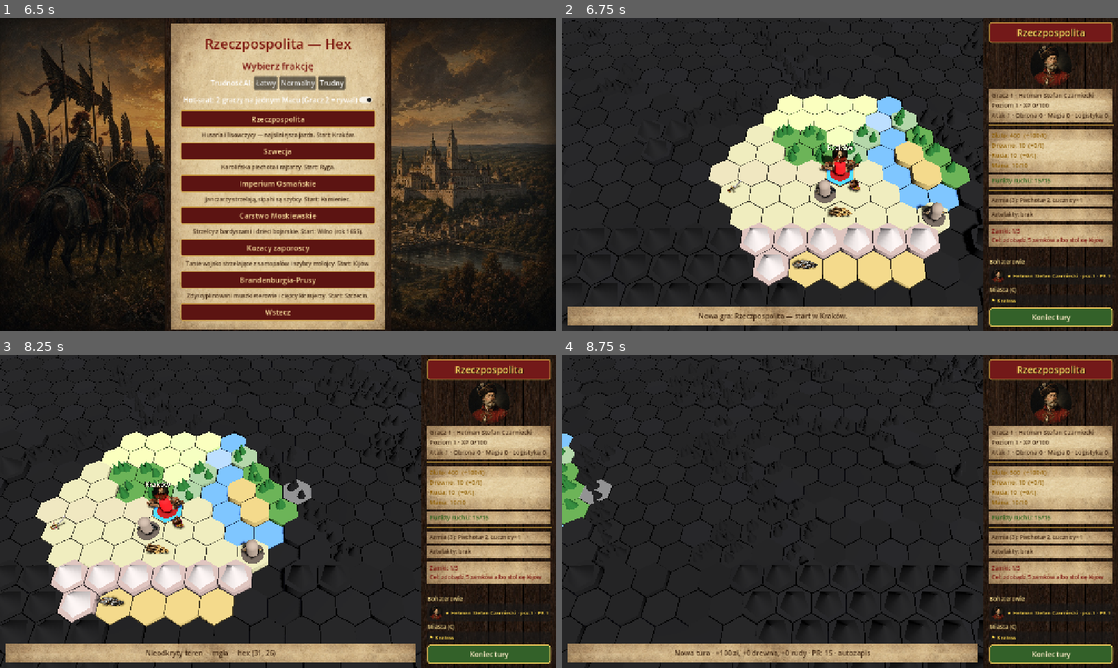
Above: before the commit, frames 1-4 (two rows, left to right).
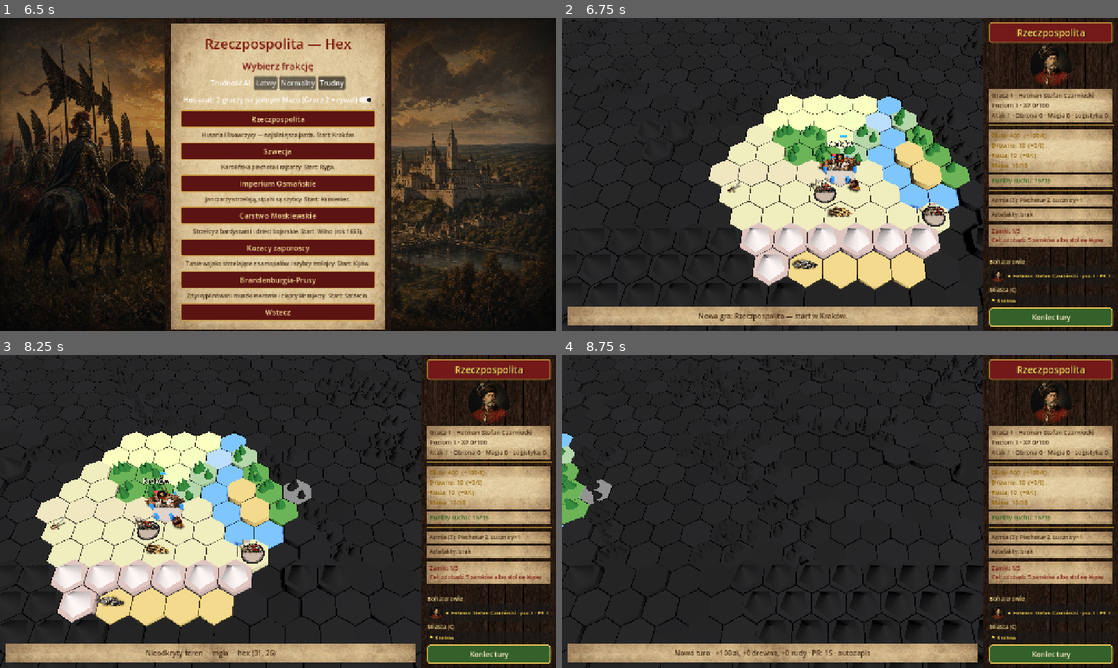
Above: after the commit, the same moments.

Repository: konradbolek/rzeczypospolita-3d
Game: Godot game, scene res://scenes/main.tscn
Same seed, same stepped clock (60 frames per second), same inputs: the game is played once before the commit and once after it.
Inputs (mouse positions are in pixels of both pictures, inside the frame that each line leads up to):
- Up to frame 1 (6.5 s): click "★ Hetman · poz.1 · PR 15 · 3 …" at 0.5 s; click "⚑ Kraków" at 1.25 s; click "Koniec tury" at 2 s; click "Nowa gra" at 2.75 s; click "Łatwy" at 3.5 s; click "Normalny" at 4.25 s; click "Trudny" at 5 s; click "Hot-seat: 2 graczy na jednym …" at 5.75 s
- Up to frame 2 (6.75 s): click "Rzeczpospolita" at 6.5 s
- Up to frame 3 (8.25 s): click "★ Hetman Stefan Czarniecki · …" at 7.25 s; tap Enter at 8 s; move the mouse to (400, 495) at 8.02 s; hold D (pan_right) from 8.03 s (still down); tap P at 8.1 s; click (400, 495) at 8.17 s
- Up to frame 4 (8.75 s): keep holding D (pan_right); tap Space at 8.27 s

Frame 1 is identical in both runs. In frame 2, 1.1% of the frame differs, in the area x 44-69%, y 37-67%; in frame 3, 1.0%; in frame 4, nothing differs.

Commit message:
3D: jednostki i miasta jako sprite'y z PNG 2D na podstawkach, mury i chorągwie

Diff:
--- a/scripts/world_3d.gd
+++ b/scripts/world_3d.gd
@@ -232,37 +232,118 @@
 	_dyn.add_child(l)
 
 
-func _figure(col: Color, pos: Vector3, portrait: Texture2D) -> Node3D:
+const FAC_UNIT := {"sweden": "arkebuzerzy", "moscow": "jazda", "horde": "lucznicy", "neutral": "piechota",
+	"kozacy": "lisowczycy", "brandenburgia": "halabardnicy", "polska": "husaria"}
+
+
+func _disc(col: Color, r: float, h: float, parent: Node3D, y := 0.0) -> void:
+	var mi := MeshInstance3D.new()
+	var m := CylinderMesh.new()
+	m.top_radius = r
+	m.bottom_radius = r * 1.05
+	m.height = h
+	m.radial_segments = 24
+	m.material = _mat(col)
+	mi.mesh = m
+	mi.position.y = y + h * 0.5
+	parent.add_child(mi)
+
+
+func _banner(col: Color, parent: Node3D, at: Vector3, h := 1.2) -> void:
+	var pole := MeshInstance3D.new()
+	var pm := CylinderMesh.new()
+	pm.top_radius = 0.025
+	pm.bottom_radius = 0.025
+	pm.height = h
+	pm.material = _mat(Color(0.3, 0.2, 0.1))
+	pole.mesh = pm
+	pole.position = at + Vector3(0, h * 0.5, 0)
+	parent.add_child(pole)
+	var fl := MeshInstance3D.new()
+	var bm := BoxMesh.new()
+	bm.size = Vector3(0.35, 0.22, 0.02)
+	bm.material = _mat(col)
+	fl.mesh = bm
+	fl.position = at + Vector3(0.18, h - 0.13, 0)
+	parent.add_child(fl)
+
+
+func _sprite(tex: Texture2D, width: float, parent: Node3D, y := 0.0, fixed_y := true) -> Sprite3D:
+	var s := Sprite3D.new()
+	s.texture = tex
+	s.billboard = BaseMaterial3D.BILLBOARD_FIXED_Y if fixed_y else BaseMaterial3D.BILLBOARD_ENABLED
+	s.shaded = false
+	s.alpha_cut = SpriteBase3D.ALPHA_CUT_DISCARD
+	s.texture_filter = BaseMaterial3D.TEXTURE_FILTER_LINEAR_WITH_MIPMAPS
+	s.pixel_size = width / float(maxi(1, tex.get_width()))
+	s.offset = Vector2(0, tex.get_height() * 0.5)
+	s.position.y = y
+	parent.add_child(s)
+	return s
+
+
+## Jednostka/bohater: podstawka w kolorze frakcji + sprite z PNG 2D (jednostka) + medalion portretu.
+func _figure(col: Color, pos: Vector3, portrait: Texture2D, unit_tex: Texture2D = null, is_hero := false) -> Node3D:
 	var root := Node3D.new()
 	root.position = pos
-	root.scale = Vector3.ONE * 1.5
-	var body := MeshInstance3D.new()
-	var cap := CapsuleMesh.new()
-	cap.radius = 0.22
-	cap.height = 0.8
-	cap.material = _mat(col)
-	body.mesh = cap
-	body.position.y = 0.4
-	root.add_child(body)
-	var base := MeshInstance3D.new()
-	var bm := CylinderMesh.new()
-	bm.top_radius = 0.42
-	bm.bottom_radius = 0.42
-	bm.height = 0.06
-	bm.material = _mat(col.darkened(0.4))
-	base.mesh = bm
-	root.add_child(base)
+	_disc(Color(0, 0, 0), 0.62, 0.02, root)
+	_disc(col.darkened(0.35), 0.55, 0.07, root, 0.01)
+	_disc(col, 0.5, 0.03, root, 0.08)
+	if unit_tex:
+		_sprite(unit_tex, 1.5 if is_hero else 1.35, root, 0.1)
 	if portrait:
-		var s := Sprite3D.new()
-		s.texture = portrait
-		s.billboard = BaseMaterial3D.BILLBOARD_ENABLED
-		s.shaded = false
-		s.alpha_cut = SpriteBase3D.ALPHA_CUT_DISCARD
-		s.pixel_size = 0.6 / float(maxi(1, portrait.get_width()))
-		s.position.y = 1.15
-		root.add_child(s)
+		var s := _sprite(portrait, 0.55 if unit_tex else 1.1, root, 1.45 if unit_tex else 0.1, unit_tex == null)
+		if unit_tex:
+			s.offset = Vector2.ZERO
+			s.no_depth_test = true
+			s.render_priority = 2
+	_banner(col.lightened(0.15), root, Vector3(-0.45, 0.1, -0.1), 1.6 if is_hero else 1.2)
 	_dyn.add_child(root)
 	return root
+
+
+func _army_unit_tex(a: Dictionary, fac: String) -> Texture2D:
+	var units: Array = a.get("units", [])
+	if units.size() > 0:
+		var t := UnitArt.texture_for(str(units[0]))
+		if t:
+			return t
+	if fac.begins_with("beast_"):
+		return UnitArt.texture_for(fac.substr(6))
+	return UnitArt.texture_for(str(FAC_UNIT.get(fac, "piechota")))
+
+
+## Miasto: kamienny cokół hex + mury w kolorze właściciela + billboard zamku z PNG 2D.
+func _city(pos: Vector3, tex: Texture2D, acc: Color, name: String) -> void:
+	var root := Node3D.new()
+	root.position = pos
+	var mi := MeshInstance3D.new()
+	var cm := CylinderMesh.new()
+	cm.radial_segments = 6
+	cm.top_radius = 0.95
+	cm.bottom_radius = 1.0
+	cm.height = 0.18
+	cm.material = _mat(Color(0.55, 0.52, 0.48))
+	mi.mesh = cm
+	mi.position.y = 0.09
+	root.add_child(mi)
+	for i in 6:
+		var a := TAU * i / 6.0
+		var tw := MeshInstance3D.new()
+		var tm := CylinderMesh.new()
+		tm.top_radius = 0.1
+		tm.bottom_radius = 0.12
+		tm.height = 0.45
+		tm.radial_segments = 8
+		tm.material = _mat(acc.darkened(0.2))
+		tw.mesh = tm
+		tw.position = Vector3(cos(a) * 0.88, 0.4, sin(a) * 0.88)
+		root.add_child(tw)
+	if tex:
+		_sprite(tex, 2.4, root, 0.15)
+	_banner(acc, root, Vector3(0.0, 0.18, -0.75), 2.4)
+	_dyn.add_child(root)
+	_label(name, pos + Vector3(0, 2.7, 0))
 
 
 func _cpos(c: Vector2i) -> Vector3:
@@ -277,22 +358,8 @@
 		var owned: bool = str(reg.get("id", "")) in wm.owned_region_ids
 		var p := _cpos(pos)
 		var acc := Color(0.2, 0.55, 1.0) if owned else Color(0.85, 0.15, 0.15)
-		var base := MeshInstance3D.new()
-		var bm := CylinderMesh.new()
-		bm.radial_segments = 6
-		bm.top_radius = 0.95
-		bm.bottom_radius = 0.95
-		bm.height = 0.08
-		bm.material = _mat(acc)
-		base.mesh = bm
-		base.position = p
-		base.visible = wm._explored.has(pos)
-		_dyn.add_child(base)
-		var t: Texture2D = wm._castle_png(str(reg.get("capital", "")))
-		if t and wm._explored.has(pos):
-			_billboard(t, 2.3, p)
 		if wm._explored.has(pos):
-			_label(str(reg.get("capital", "")), p + Vector3(0, 2.4, 0))
+			_city(p, wm._castle_png(str(reg.get("capital", ""))), acc, str(reg.get("capital", "")))
 	for pos in wm._resources.keys():
 		if not wm._explored.has(pos):
 			continue
@@ -330,16 +397,19 @@
 		var fac := str(a.get("faction", "neutral"))
 		var por := str(a.get("portrait", ""))
 		var tex: Texture2D = wm._hero_tex(por if por != "" else fac)
-		var col: Color = FAC_COL.get(fac, Color(0.5, 0.3, 0.6))
+		var col: Color = FAC_COL.get("beast" if fac.begins_with("beast_") else fac, Color(0.5, 0.3, 0.6))
 		if str(a.get("id", "")) == wm.RIVAL_ID:
 			col = Color(0.55, 0.15, 0.7)
-		_figure(col, _cpos(pos), tex)
+		var ut := _army_unit_tex(a, fac)
+		if fac.begins_with("beast_") or fac.begins_with("myhero_"):
+			tex = null if fac.begins_with("beast_") else tex
+		_figure(col, _cpos(pos), tex, ut, fac.begins_with("myhero_"))
 	var htex: Texture2D = null
 	if wm.active_portrait != "":
 		htex = wm._hero_tex(wm.active_portrait)
 	if htex == null:
 		htex = wm._deco("hero")
-	_hero = _figure(Color(0.85, 0.1, 0.12), _cpos(wm.hero_pos), htex)
+	_hero = _figure(Color(0.85, 0.1, 0.12), _cpos(wm.hero_pos), htex, UnitArt.texture_for("husaria"), true)
 
 
 func _process(_d: float) -> void:
